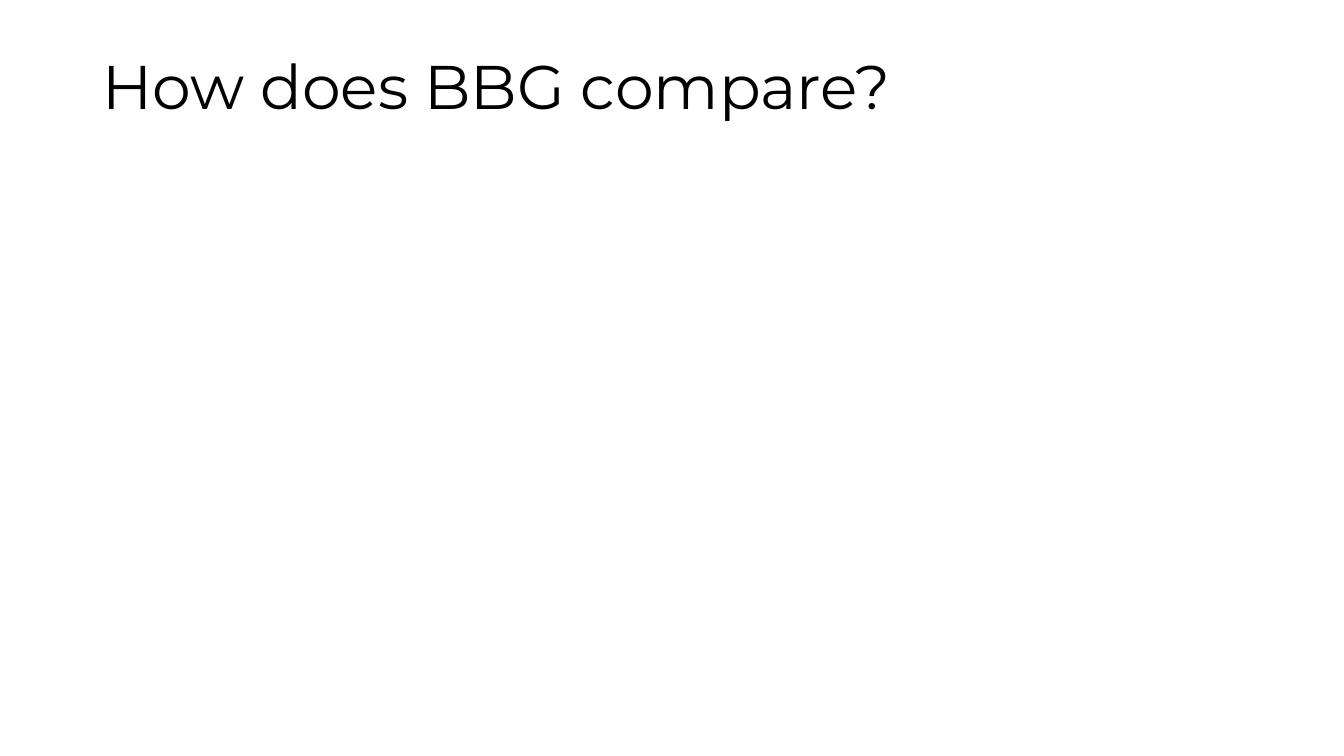
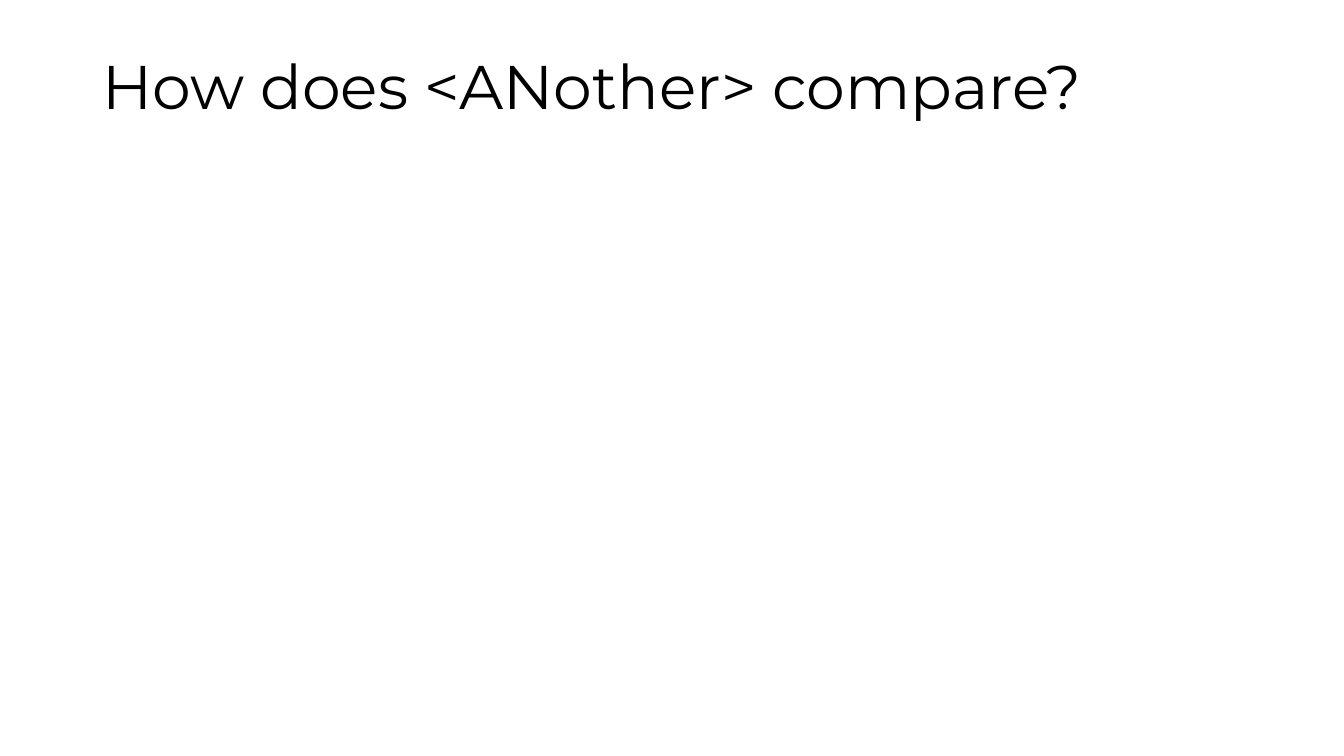
Before and after one commit to maatt4code/PicsAndStuff, a slide deck: slide 19 of Presentation/FXMM.pptx. Drawn at 1344x756 pixels with LibreOffice and Linux fonts; fonts in the diff are those of the drawing; background and template pictures are left out. Boxes give left, top, right and bottom in pixels: in the first picture for what was removed or moved away, otherwise in the second. Text is boxed around its words. In the diff, an @@ line names an element or a change of style, - is before the commit and + after.

```diff
--- a/Presentation/FXMM.pptx
+++ b/Presentation/FXMM.pptx
@@ text at box(102, 63, 1082, 121): text changed @@
-How does BBG compare?
+How does <ANother> compare?
```
Also in this commit, not shown: 5 other slides changed, 2 other files.
